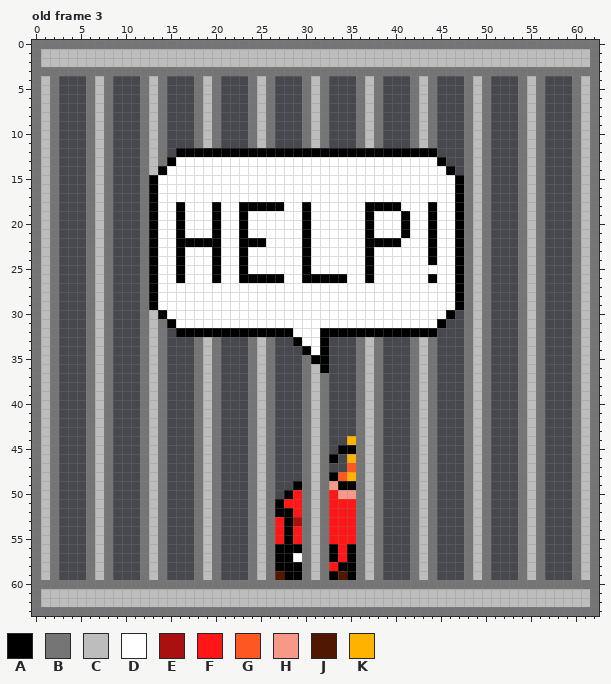
A pixel-art file gets an edit: res/sprite/graphic12.aseprite. Above is the file before it was changed.
63x64 pixels, 5 frames. Shown: old frame 3. The commit also changed other frames, which this record leaves out.
Visible layers, top first: "Layer 3", "Layer 2", "Layer 1", "Layer 4".
Palette (. is transparent): A #000000  B #757575  C #bdbdbd  D #ffffff  E #aa1010  F #ff1717  G #ff5722  H #f69988  J #521700  K #ffb300
Pixels before, old frame 3 (only the part around the change), first column x 12:
14 BCADDDDDDDDDDDDDDDDDDDDDDDDDDDDDDDA.BC
15 BADDDDDDDDDDDDDDDDDDDDDDDDDDDDDDDDDABC
16 BADDDDDDDDDDDDDDDDDDDDDDDDDDDDDDDDDABC
17 BADDDDDDDDDDDDDDDDDDDDDDDDDDDDDDDDDABC
18 BADDADDDADDAAAAADDADDDDDDAAAADDDADDABC
19 BADDADDDADDADDDDDDADDDDDDADDDADDADDABC
20 BADDADDDADDADDDDDDADDDDDDADDDADDADDABC
21 BADDADDDADDADDDDDDADDDDDDADDDADDADDABC
22 BADDAAAAADDAAADDDDADDDDDDAAAADDDADDABC
23 BADDADDDADDADDDDDDADDDDDDADDDDDDADDABC
24 BADDADDDADDADDDDDDADDDDDDADDDDDDADDABC
25 BADDADDDADDADDDDDDADDDDDDADDDDDDDDDABC
26 BADDADDDADDAAAAADDAAAAADDADDDDDDADDABC
27 BADDDDDDDDDDDDDDDDDDDDDDDDDDDDDDDDDABC
28 BADDDDDDDDDDDDDDDDDDDDDDDDDDDDDDDDDABC
29 BADDDDDDDDDDDDDDDDDDDDDDDDDDDDDDDDDABC
30 BCADDDDDDDDDDDDDDDDDDDDDDDDDDDDDDDA.BC
31 BCBADDDDDDDDDDDDDDDDDDDDDDDDDDDDDA..BC
32 BCB.AAAAAAAAAAAAADDDAAAAAAAAAAAAA...BC
New version:
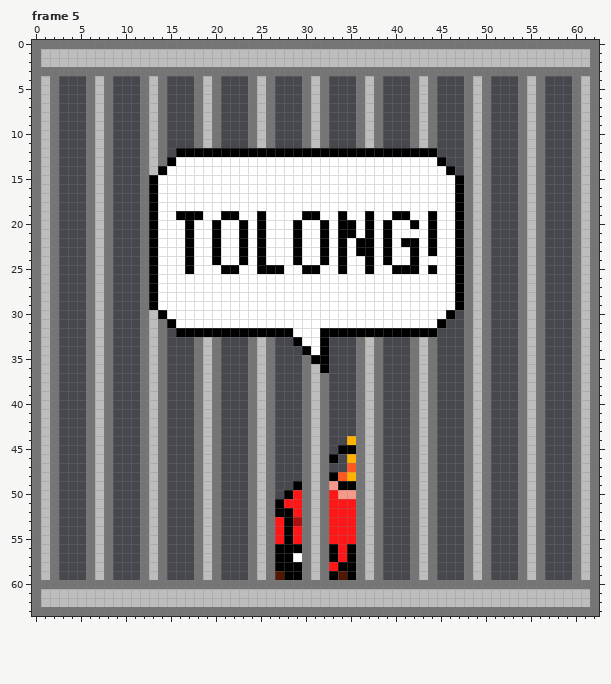
A new or re-ordered frame is compared with the old frame closest to it.
From old to new:
frames 5 -> 6
Frame 5 is new; against old frame 3, layer "Layer 3":
y 18: x 16 A -> D; x 20 A -> D; x 23..27 AAAAA -> DDDDD; x 30 A -> D; x 37..40 AAAA -> DDDD; x 44 A -> D
y 19: x 17..18 DD -> AA; x 20..23 ADDA -> DAAD; x 25 D -> A; x 31 D -> A; x 34 D -> A; x 40 D -> A
y 20: x 16..17 AD -> DA; x 25 D -> A; x 29..30 DA -> AD; x 32 D -> A; x 34..35 DD -> AA; x 39 D -> A; x 41..42 AD -> DA
y 21: x 16..17 AD -> DA; x 25 D -> A; x 29..30 DA -> AD; x 32 D -> A; x 34..35 DD -> AA; x 39 D -> A; x 41 A -> D
y 22: x 16 A -> D; x 18..19 AA -> DD; x 24 A -> D; x 29..30 DA -> AD; x 32 D -> A; x 34 D -> A; x 36 D -> A; x 38 A -> D; x 40..42 ADD -> DAA
y 23: x 16..17 AD -> DA; x 25 D -> A; x 29..30 DA -> AD; x 32 D -> A; x 34 D -> A; x 36 D -> A; x 39 D -> A; x 42 D -> A
y 24: x 16..17 AD -> DA; x 25 D -> A; x 29..30 DA -> AD; x 32 D -> A; x 34 D -> A; x 39 D -> A; x 42 D -> A; x 44 A -> D
y 25: x 16..17 AD -> DA; x 20..23 ADDA -> DAAD; x 25..27 DDD -> AAA; x 31 D -> A; x 34 D -> A; x 40..42 DDD -> AAA; x 44 D -> A
y 26: x 16 A -> D; x 20 A -> D; x 23..27 AAAAA -> DDDDD; x 30..34 AAAAA -> DDDDD; x 37 A -> D; x 44 A -> D
